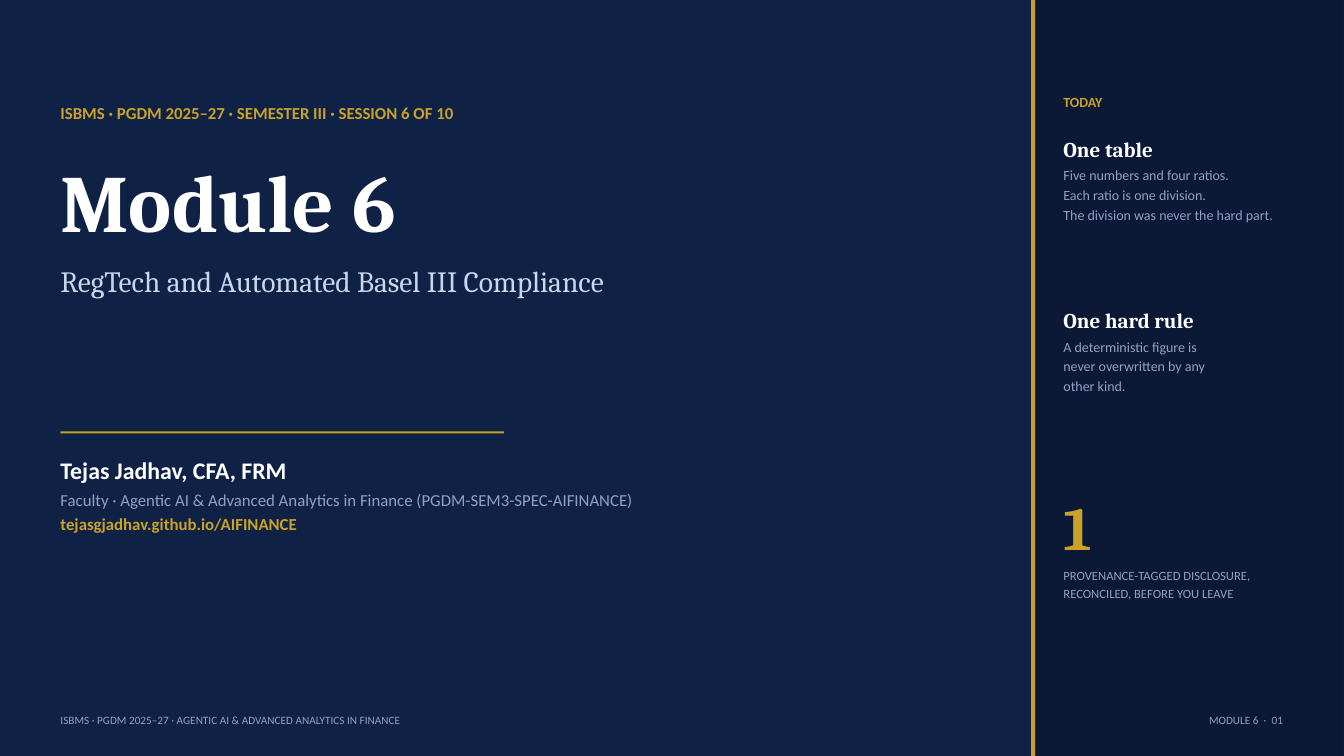
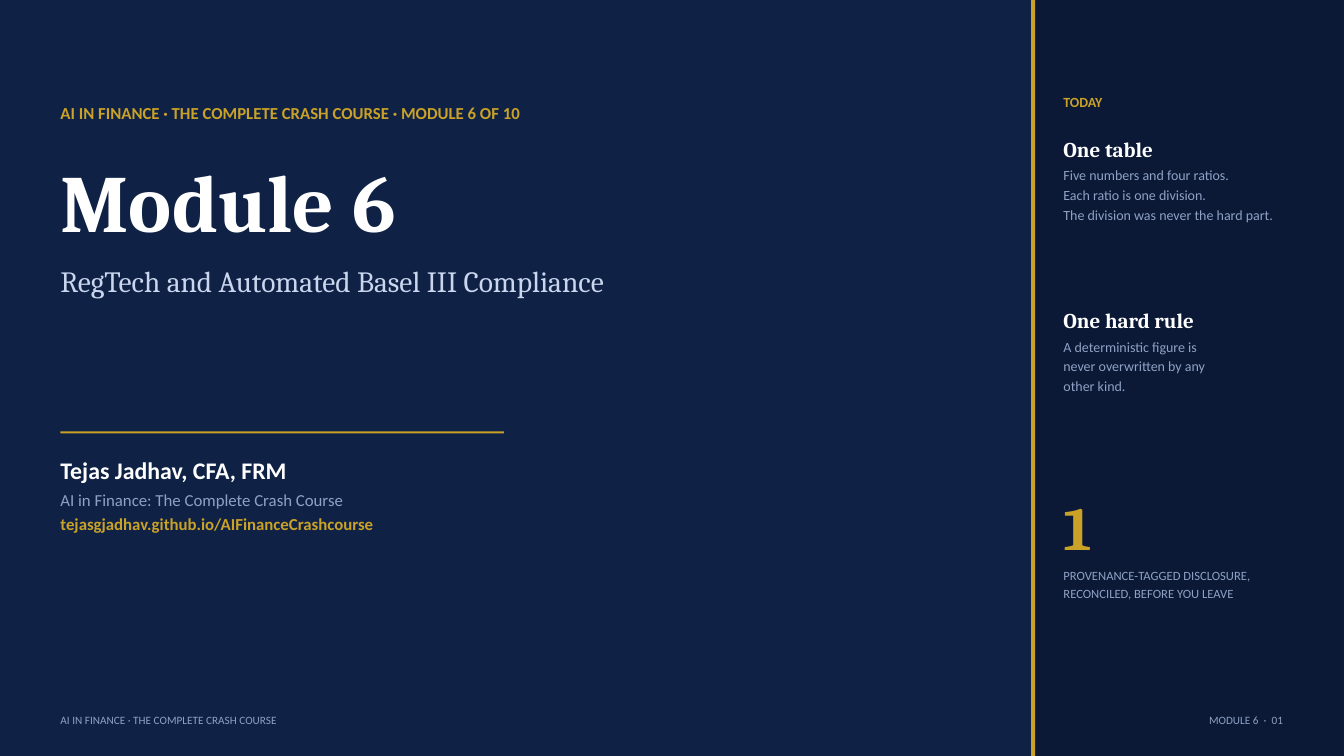
Before and after one commit to tejasgjadhav/tejasgjadhav.github.io, a slide deck: slide 1 of AIFinanceCrashcourse/slides/Module-06-RegTech-and-Basel-Compliance.pptx. Drawn at 1344x756 pixels with LibreOffice and Linux fonts; fonts in the diff are those of the drawing. Boxes give left, top, right and bottom in pixels: in the first picture for what was removed or moved away, otherwise in the second. Text is boxed around its words. In the diff, an @@ line names an element or a change of style, - is before the commit and + after.

```diff
--- a/AIFinanceCrashcourse/slides/Module-06-RegTech-and-Basel-Compliance.pptx
+++ b/AIFinanceCrashcourse/slides/Module-06-RegTech-and-Basel-Compliance.pptx
@@ text at <box>60,107,520,119</box>: text changed @@
-ISBMS · PGDM 2025–27 · SEMESTER III · SESSION 6 OF 10
+AI IN FINANCE · THE COMPLETE CRASH COURSE · MODULE 6 OF 10
@@ text at <box>60,494,373,533</box>: text changed; text colour #8FA1C4 to #C9A227; bold on @@
-Faculty · Agentic AI & Advanced Analytics in Finance (PGDM-SEM3-SPEC-AIFINANCE)
-tejasgjadhav.github.io/AIFINANCE
+AI in Finance: The Complete Crash Course
+tejasgjadhav.github.io/AIFinanceCrashcourse
@@ text at <box>60,717,276,724</box>: text changed @@
-ISBMS · PGDM 2025–27 · AGENTIC AI & ADVANCED ANALYTICS IN FINANCE
+AI IN FINANCE · THE COMPLETE CRASH COURSE
```
Also in this commit, not shown: 13 other slides changed, 11 other files.
